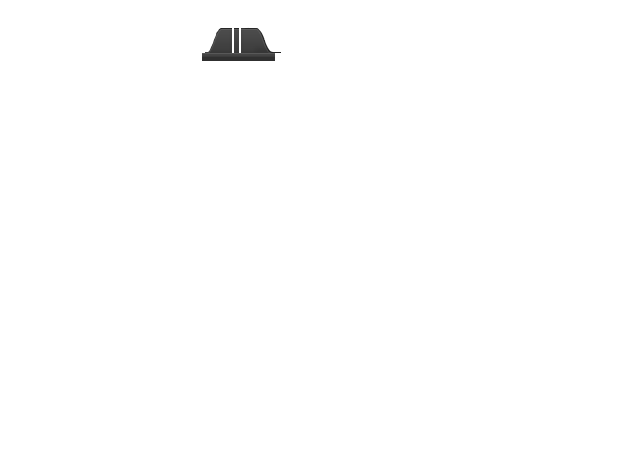
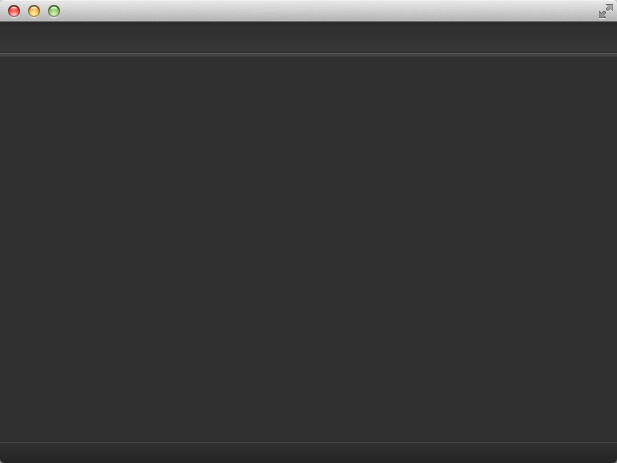
Layers edited between the first and the second 617x463 image:
hid group "Group 1 copy" (3 layers) over [205, 27, 281, 57]
showed "Layer 0 copy" over [0, 0, 617, 463]
